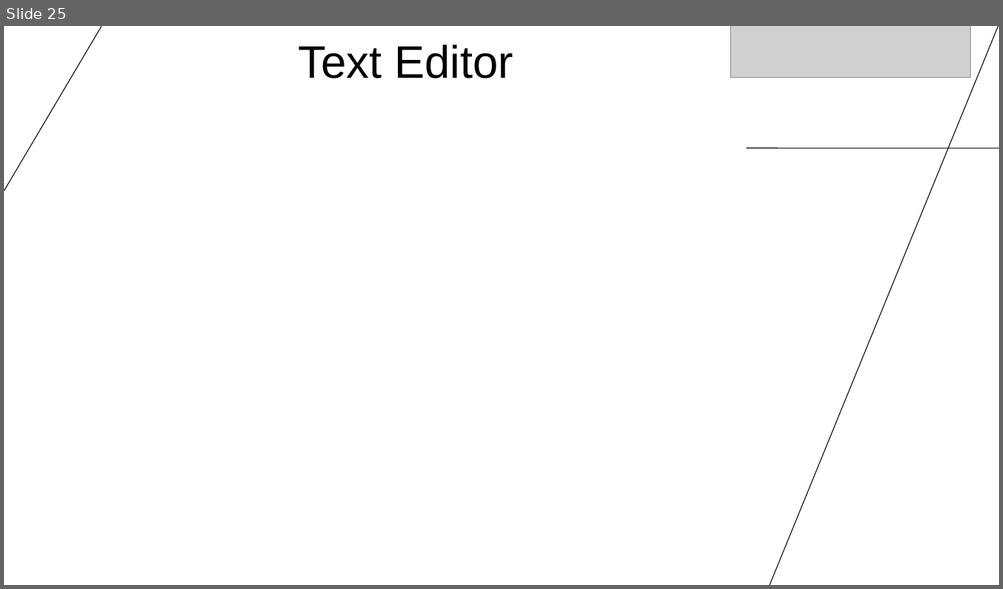
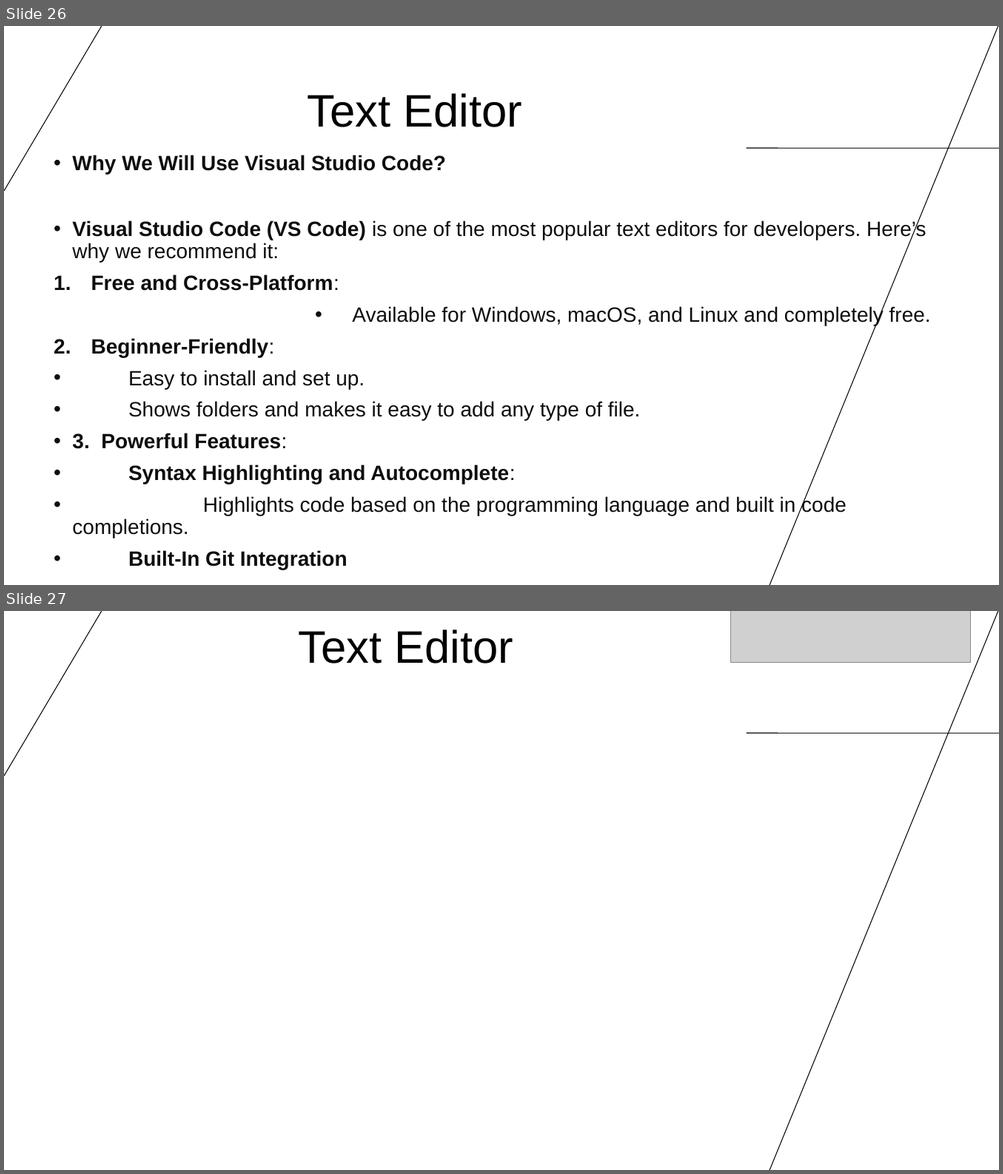
Before and after one commit to cassandra-hui/GitHub-Workshop, a slide deck: Day_1.pptx. Shown one above the other, each under a label of ours: slide 25 before the commit, slides 26 and 27 after it. The pictures are 1003x589 and 1003x1174 pixels, drawn with LibreOffice and Linux fonts; fonts in the diff are those of the drawing; grey boxes stand for pictures; background and template pictures are left out. Boxes give left, top, right and bottom in pixels: in the first picture for what was removed or moved away, otherwise in the second. Text is boxed around its words. In the diff, an @@ line names an element or a change of style, - is before the commit and + after.

```diff
--- a/Day_1.pptx
+++ b/Day_1.pptx
@@ slide 26 added at (x1=4, y1=26, x2=999, y2=585), background #FFFFFF; not listed: 3 template elements that a slide beside it also shows @@
@@ text added at (x1=307, y1=93, x2=523, y2=127), 44 pt, text #000000 @@
+Text Editor
@@ subtitle added at (x1=72, y1=155, x2=930, y2=570), 20 pt, text #0E0E0E @@
+• Why We Will Use Visual Studio Code?
+• Visual Studio Code (VS Code) is one of the most popular text editors for developers. Here’s why we recommend it:
+1. Free and Cross-Platform:
+              • Available for Windows, macOS, and Linux and completely free.
+2. Beginner-Friendly:
+• Easy to install and set up.
+• Shows folders and makes it easy to add any type of file.
+• 3. Powerful Features:
+• Syntax Highlighting and Autocomplete:
+• Highlights code based on the programming language and built in code completions.
+• Built-In Git Integration
@@ what was slide 25 is now slide 27 @@
```
Also in this commit, not shown: 2 slides changed, 2 other slides added, 1 slide removed, 5 other files.
